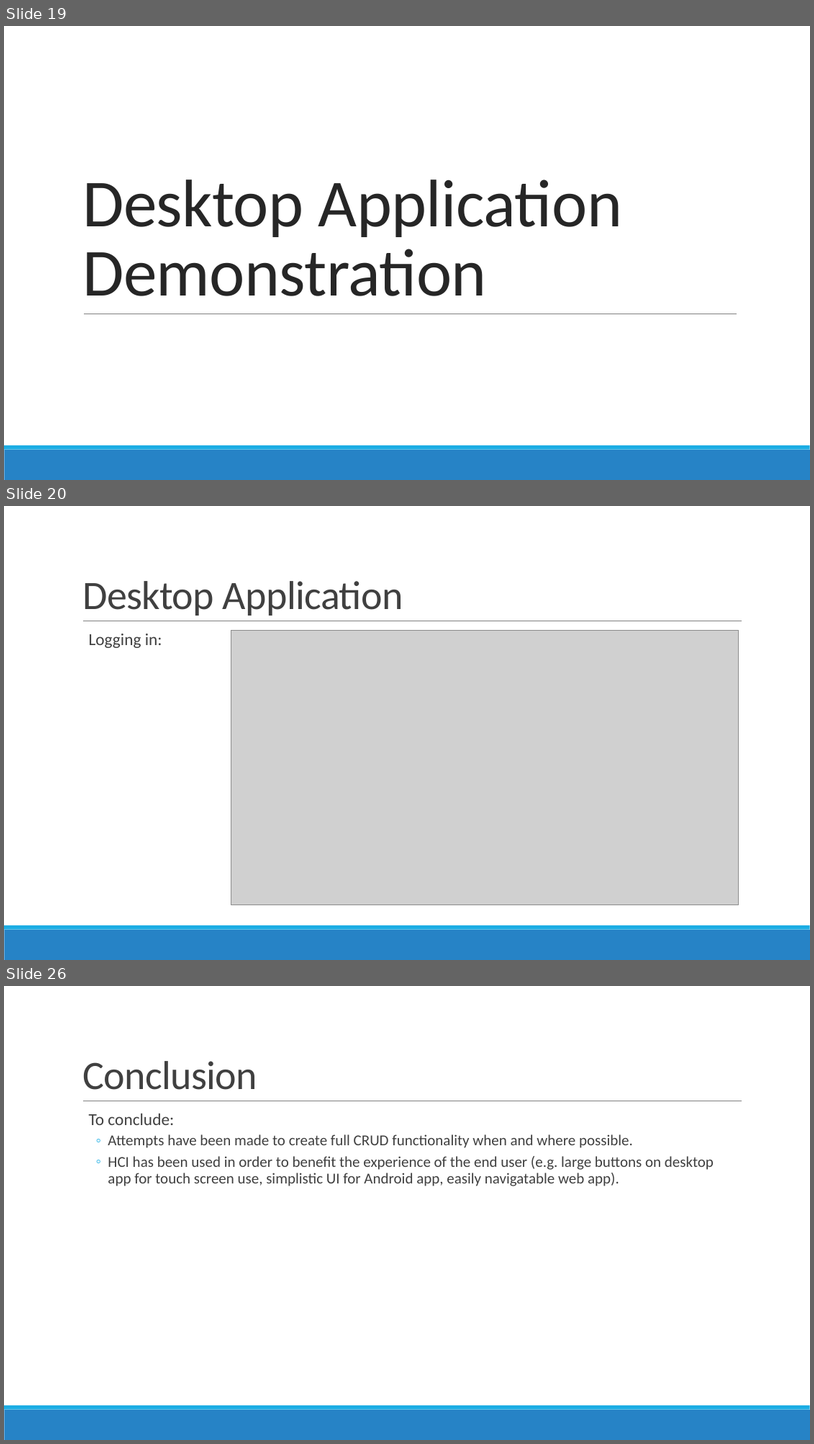
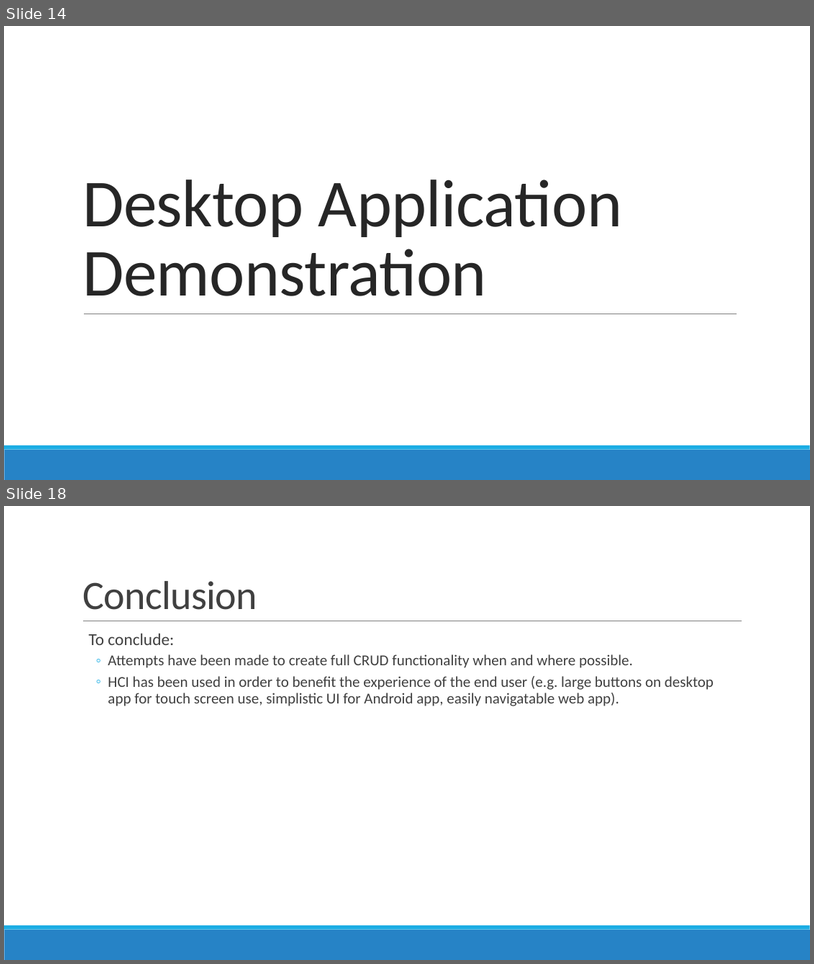
Before and after one commit to GoelBiju/Travel-Management-System, a slide deck: Documents/Presentation/PRCS252E - Presentation.pptx. Shown one above the other, each under a label of ours: slides 19, 20 and 26 before the commit, slides 14 and 18 after it; the slides between them are not shown. The pictures are 814x1444 and 814x964 pixels, drawn with LibreOffice and Linux fonts; fonts in the diff are those of the drawing; grey boxes stand for pictures. Boxes give left, top, right and bottom in pixels: in the first picture for what was removed or moved away, otherwise in the second. Text is boxed around its words. In the diff, an @@ line names an element or a change of style, - is before the commit and + after.

```diff
--- a/Documents/Presentation/PRCS252E - Presentation.pptx
+++ b/Documents/Presentation/PRCS252E - Presentation.pptx
@@ slide 20 removed at box(4, 506, 810, 960), background #FFFFFF; not listed: 3 template elements that a slide beside it also shows @@
@@ title removed at box(82, 581, 404, 615) @@
-Desktop Application
@@ text removed at box(89, 633, 162, 648) @@
-  Logging in:
@@ picture removed at box(231, 630, 739, 904) @@
@@ what was slide 19 is now slide 14 @@
@@ what was slide 26 is now slide 18 @@
```
Also in this commit, not shown: 12 slides changed, 7 other slides removed.
